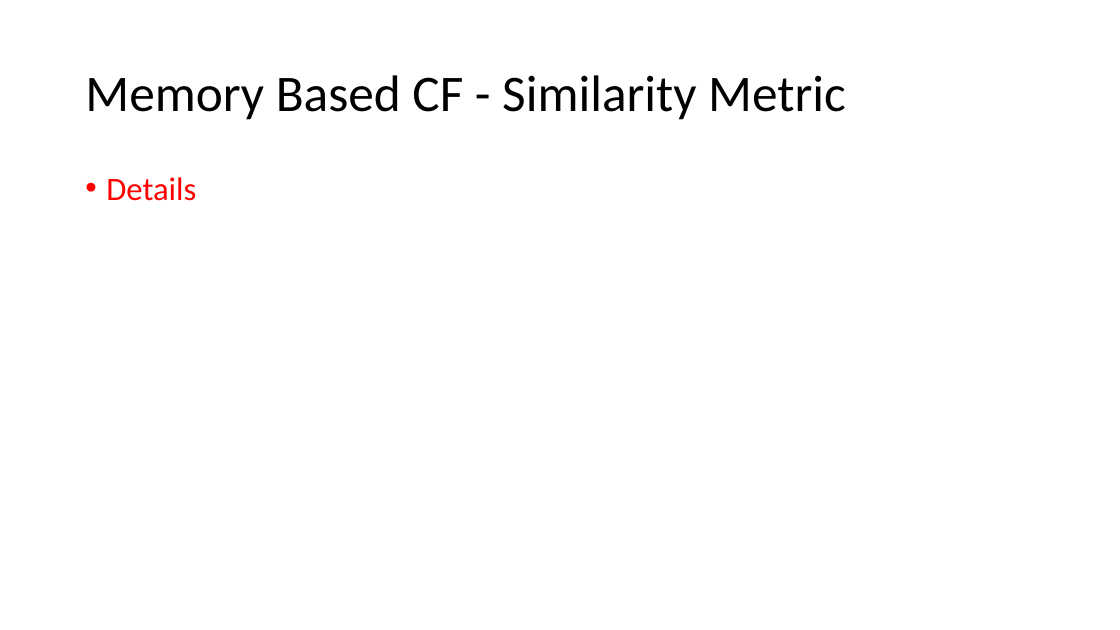
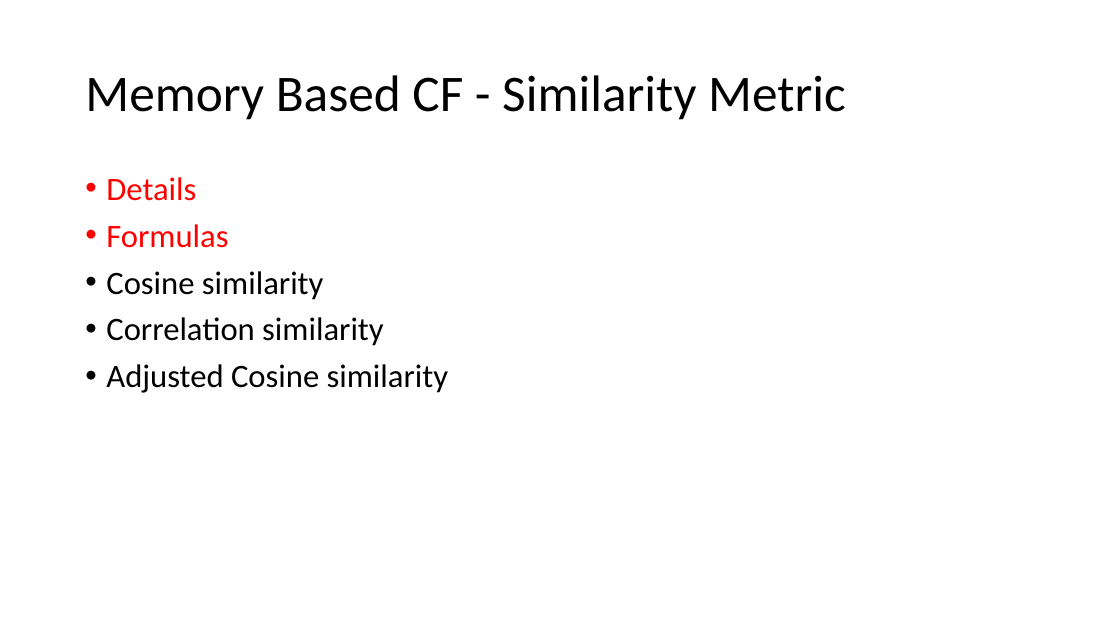
Before and after one commit to DibyamAgrawal/RS-ppt, a slide deck: slide 8 of summer_Basics of RS.pptx. Drawn at 1120x630 pixels with LibreOffice and Linux fonts; fonts in the diff are those of the drawing. Boxes give left, top, right and bottom in pixels: in the first picture for what was removed or moved away, otherwise in the second. Text is boxed around its words. In the diff, an @@ line names an element or a change of style, - is before the commit and + after.

```diff
--- a/summer_Basics of RS.pptx
+++ b/summer_Basics of RS.pptx
@@ text at <box>106,224,448,393</box>: paragraphs added @@
+• Formulas
+• Cosine similarity
+• Correlation similarity
+• Adjusted Cosine similarity
```
Also in this commit, not shown: 6 other slides changed, 2 slides added, 1 slide removed, 10 other files.
